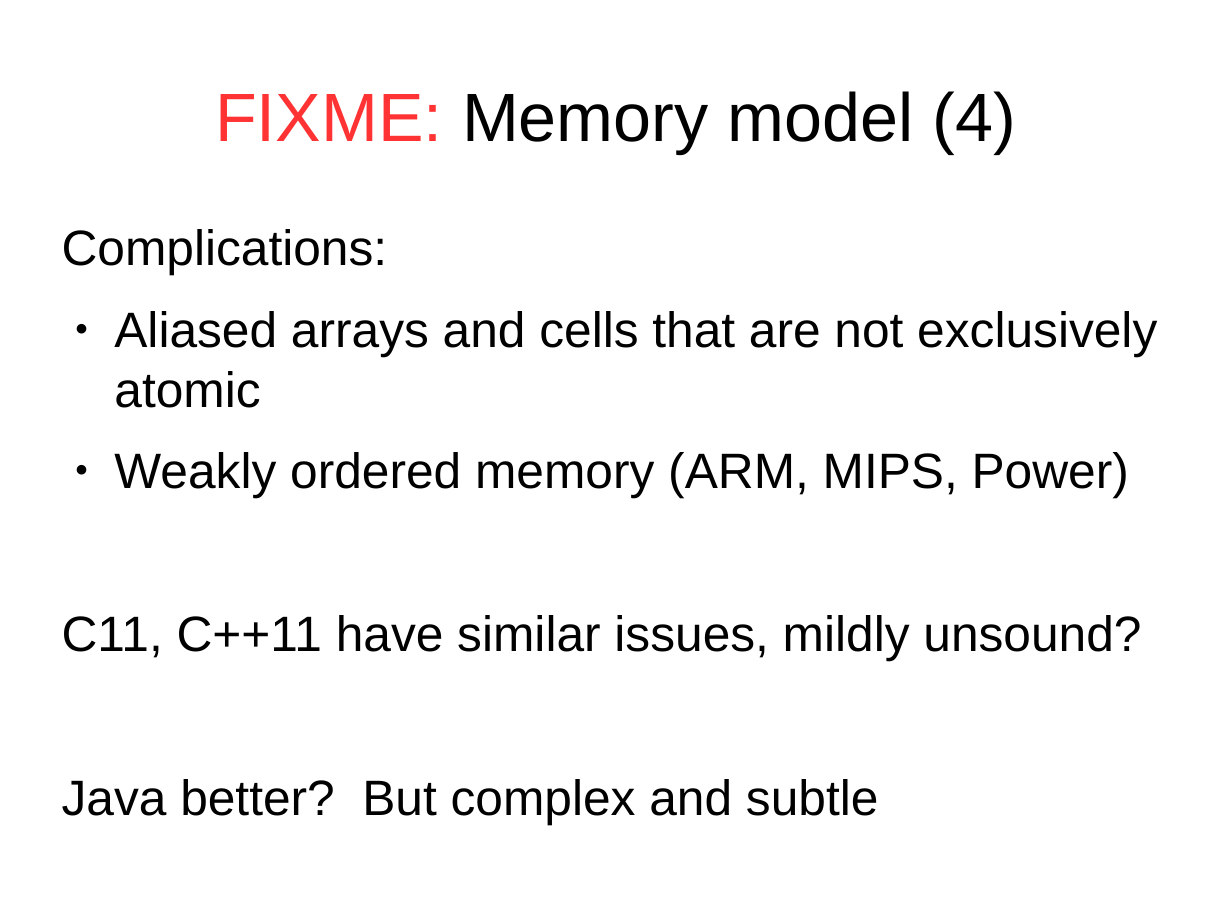
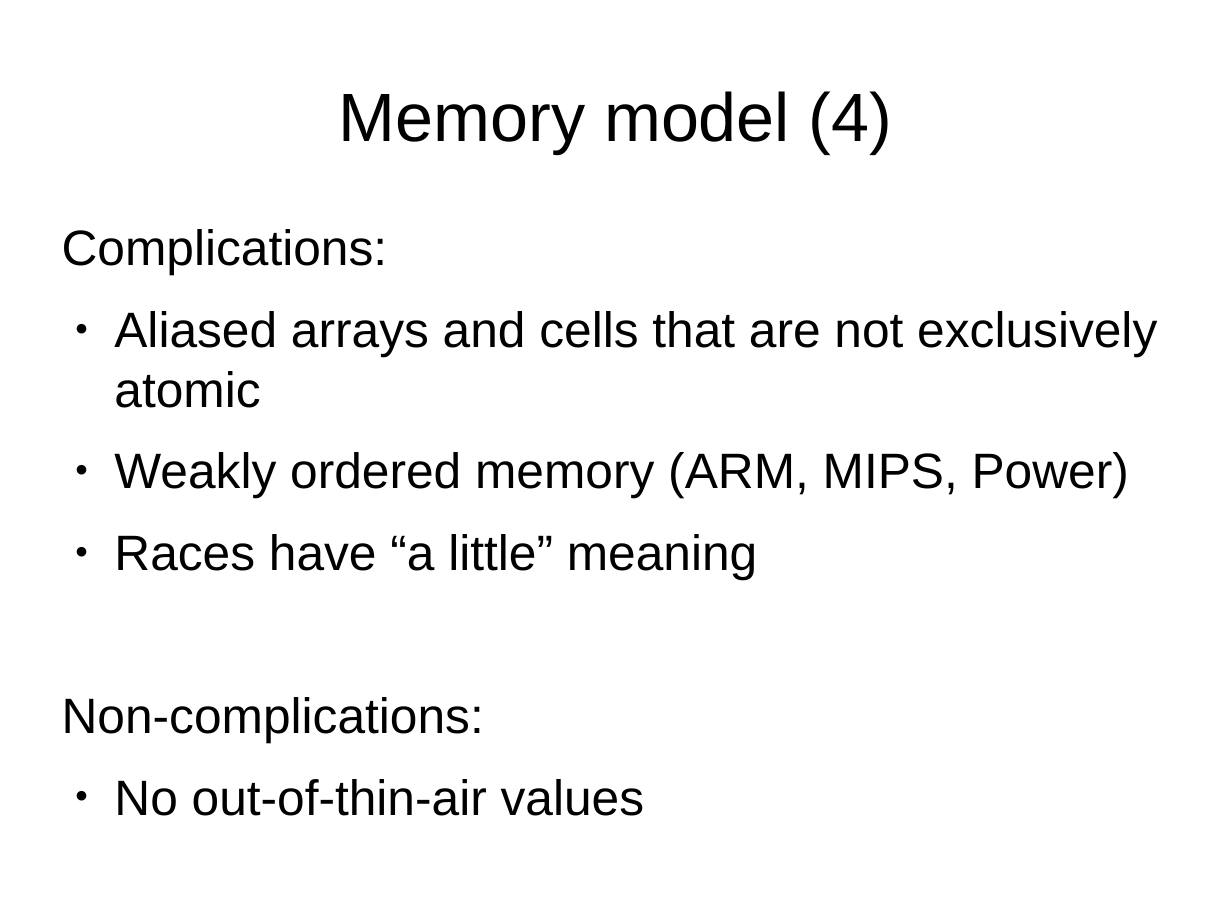
Before and after one commit to tc39/proposal-ecmascript-sharedmem, a slide deck: slide 27 of tc39/presentation-jan-2016.odp (slide 25 before the commit). Drawn at 1232x924 pixels with LibreOffice and Linux fonts; fonts in the diff are those of the drawing. Boxes give left, top, right and bottom in pixels: in the first picture for what was removed or moved away, otherwise in the second. Text is boxed around its words. In the diff, an @@ line names an element or a change of style, - is before the commit and + after.

```diff
--- a/tc39/presentation-jan-2016.odp
+++ b/tc39/presentation-jan-2016.odp
@@ title at <box>339,91,892,153</box>: text changed @@
-FIXME: Memory model (4)
+Memory model (4)
@@ text at <box>62,534,757,816</box>: text changed @@
-C11, C++11 have similar issues, mildly unsound?
-Java better? But complex and subtle
+● Races have “a little” meaning
+Non-complications:
+● No out-of-thin-air values
```
Also in this commit, not shown: 15 other slides changed, 7 slides added, 1 slide removed, 1 other file.
